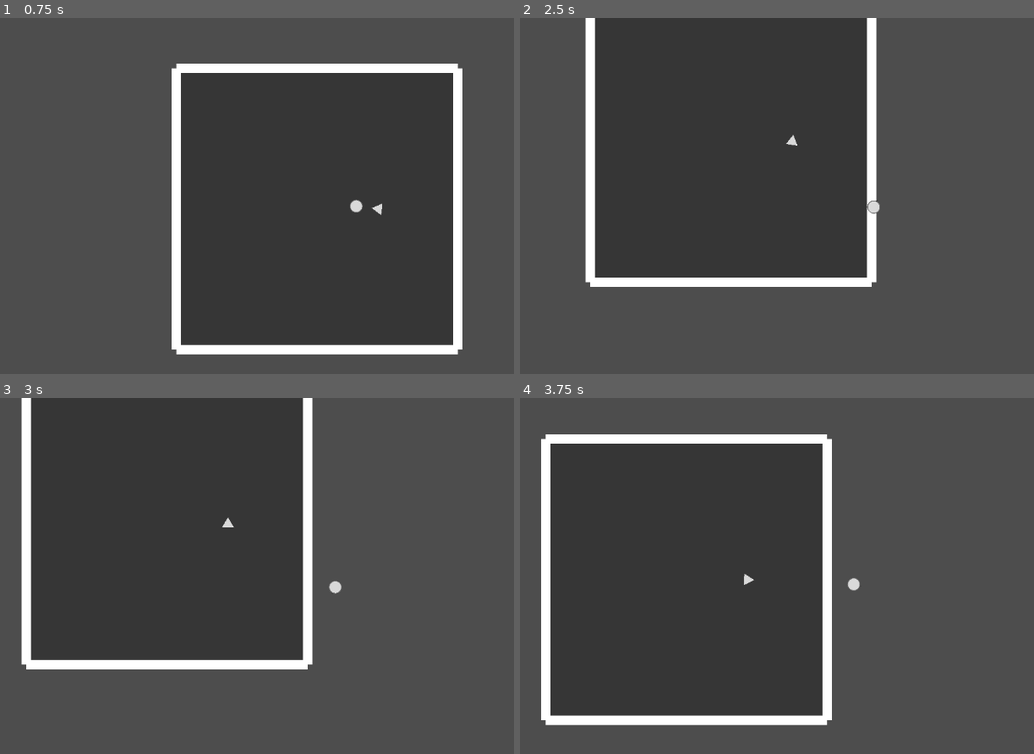
Above: before the commit, frames 1-4 (two rows, left to right).
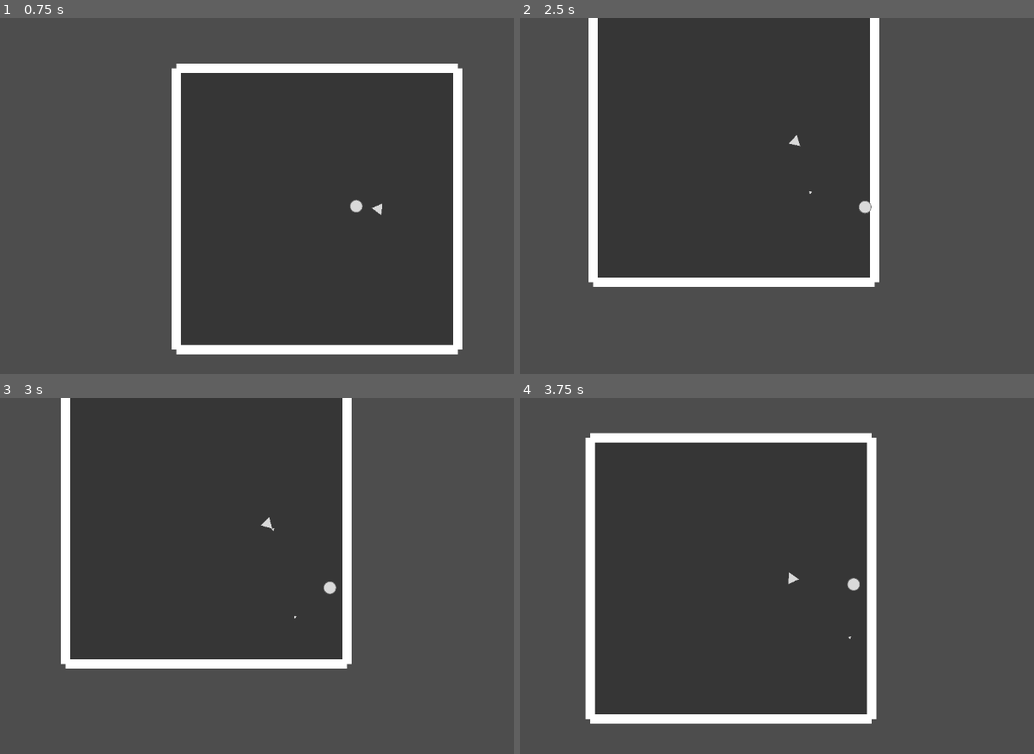
Above: after the commit, the same moments.

Repository: doanryderrhythm/thesis-1-vng-game
Game: Godot game, scene res://scenes/test/player_test_0.tscn
The game is run twice, just before and just after one commit, with the same random seed, the same clock (stepped at 60 frames per second) and the same inputs.
Inputs (mouse positions are in pixels of both pictures, inside the frame that each line leads up to):
- Up to frame 1 (0.75 s): tap Enter at 0.5 s; move the mouse to (483, 188) at 0.52 s; hold Right (right) from 0.53 s (still down); tap Space (dash) at 0.6 s
- Up to frame 2 (2.5 s): move the mouse to (720, 228) at 1.27 s; release Right (right) at 1.28 s; hold Down (down) 1.28-2.03 s; tap Space (dash) at 1.35, 2.1 s; move the mouse to (920, 124) at 2.02 s; hold Right (right) from 2.03 s (still down)
- Up to frame 3 (3 s): move the mouse to (298, 665) at 2.77 s; release Right (right) at 2.78 s; hold Up (up) from 2.78 s (still down); tap Space (dash) at 2.85 s
- Up to frame 4 (3.75 s): move the mouse to (outside the picture) at 3.52 s; release Up (up) at 3.53 s; hold Left (left) from 3.53 s (still down); tap Space (dash) at 3.6 s

Frame 1 is identical in both runs. In frame 2, 2.1% of the frame differs, in the area x 12-71%, y 0-76%; in frame 3, 6.4%; in frame 4, 7.8%, in the area x 4-70%, y 9-92%.

Commit message:
Made the enemy shoot bullets

Diff:
--- a/untitled-thesis-1-game/project.godot
+++ b/untitled-thesis-1-game/project.godot
@@ -54,6 +54,7 @@
 
 [layer_names]
 
+2d_physics/layer_1="environment"
 2d_physics/layer_2="player"
 2d_physics/layer_3="enemy"
 2d_physics/layer_4="player_hurt"
--- /dev/null
+++ b/untitled-thesis-1-game/resources/bullets/bullet_triangle_1-1.tres
@@ -0,0 +1,12 @@
+[gd_resource type="Resource" script_class="BulletStats" format=3 uid="uid://n0iycdu7o335"]
+
+[ext_resource type="Script" uid="uid://f5tg3n012yi5" path="res://scripts/resources/resource_bullet.gd" id="1_fq1na"]
+[ext_resource type="Texture2D" uid="uid://dq7x6t8bo321a" path="res://sprites/bullets/bullet_triangle.png" id="2_i8kl6"]
+
+[resource]
+script = ExtResource("1_fq1na")
+texture = ExtResource("2_i8kl6")
+min_speed = 800.0
+max_speed = 900.0
+damage = 10.0
+metadata/_custom_type_script = "uid://f5tg3n012yi5"
--- /dev/null
+++ b/untitled-thesis-1-game/scenes/bullets/base_bullet.tscn
@@ -0,0 +1,36 @@
+[gd_scene format=3 uid="uid://ccs1cb8eeq3sc"]
+
+[ext_resource type="Texture2D" uid="uid://barwb7w7myh20" path="res://sprites/bullets/bullet_diamond.png" id="1_0xma0"]
+[ext_resource type="Script" uid="uid://8lfsmj6rkody" path="res://scripts/bullets/base_bullet.gd" id="1_3u0jw"]
+[ext_resource type="Script" uid="uid://2jniw3exf4mu" path="res://scripts/area_2d/hit_area_2d.gd" id="2_3u0jw"]
+
+[sub_resource type="CircleShape2D" id="CircleShape2D_l68ur"]
+radius = 9.055386
+
+[sub_resource type="CircleShape2D" id="CircleShape2D_08t8j"]
+radius = 12.0
+
+[node name="BaseBullet" type="RigidBody2D" unique_id=1344972379]
+collision_layer = 0
+gravity_scale = 0.0
+contact_monitor = true
+max_contacts_reported = 3
+script = ExtResource("1_3u0jw")
+
+[node name="Sprite2D" type="Sprite2D" parent="." unique_id=2096521337]
+rotation = 1.5707964
+texture = ExtResource("1_0xma0")
+
+[node name="CollisionShape2D" type="CollisionShape2D" parent="." unique_id=1306195355]
+shape = SubResource("CircleShape2D_l68ur")
+
+[node name="HitArea2D" type="Area2D" parent="." unique_id=489705954]
+collision_layer = 8
+collision_mask = 0
+script = ExtResource("2_3u0jw")
+metadata/_custom_type_script = "uid://2jniw3exf4mu"
+
+[node name="CollisionShape2D" type="CollisionShape2D" parent="HitArea2D" unique_id=2080140476]
+shape = SubResource("CircleShape2D_08t8j")
+
+[connection signal="body_entered" from="." to="." method="_on_body_entered"]
--- a/untitled-thesis-1-game/scenes/enemies/static_enemy.tscn
+++ b/untitled-thesis-1-game/scenes/enemies/static_enemy.tscn
@@ -1,7 +1,9 @@
 [gd_scene format=3 uid="uid://dulybgj2h3l03"]
 
-[ext_resource type="Script" uid="uid://fxnhc4smsj41" path="res://scripts/enemies/static_enemy.gd" id="1_gbcqu"]
+[ext_resource type="Script" uid="uid://fxnhc4smsj41" path="res://scripts/enemies/base_enemy.gd" id="1_gbcqu"]
 [ext_resource type="Texture2D" uid="uid://6q5bje7ylale" path="res://sprites/enemies/enemy_triangle_1-1.png" id="2_hsw27"]
+[ext_resource type="Resource" uid="uid://n0iycdu7o335" path="res://resources/bullets/bullet_triangle_1-1.tres" id="2_rfjyv"]
+[ext_resource type="PackedScene" uid="uid://ccs1cb8eeq3sc" path="res://scenes/bullets/base_bullet.tscn" id="3_7oa8i"]
 [ext_resource type="Script" uid="uid://2jniw3exf4mu" path="res://scripts/area_2d/hit_area_2d.gd" id="3_hsw27"]
 [ext_resource type="Script" uid="uid://crv1isw4q5df" path="res://scripts/area_2d/hurt_area_2d.gd" id="4_5dnuu"]
 
@@ -14,10 +16,13 @@
 [sub_resource type="CircleShape2D" id="CircleShape2D_7oa8i"]
 radius = 55.326305
 
-[node name="StaticEnemy" type="CharacterBody2D" unique_id=957259601]
+[node name="StaticEnemy" type="CharacterBody2D" unique_id=957259601 node_paths=PackedStringArray("shoot_markers")]
 collision_layer = 0
-collision_mask = 0
 script = ExtResource("1_gbcqu")
+shoot_markers = [NodePath("ShootingMarker")]
+bullet_stats = ExtResource("2_rfjyv")
+bullet_scene = ExtResource("3_7oa8i")
+shoot_delay = 1.0
 metadata/_custom_type_script = "uid://cfoxu5f2arqna"
 
 [node name="Sprite2D" type="Sprite2D" parent="." unique_id=1177427738]
@@ -44,3 +49,11 @@
 
 [node name="CollisionShape2D" type="CollisionShape2D" parent="HurtArea2D" unique_id=169896554]
 shape = SubResource("CircleShape2D_7oa8i")
+
+[node name="ShootingMarker" type="Marker2D" parent="." unique_id=225315]
+position = Vector2(68, 0)
+
+[node name="ShootingDelayTimer" type="Timer" parent="." unique_id=729399604]
+autostart = true
+
+[connection signal="timeout" from="ShootingDelayTimer" to="." method="_on_shooting_delay_timer_timeout"]
--- a/untitled-thesis-1-game/scenes/player/player.tscn
+++ b/untitled-thesis-1-game/scenes/player/player.tscn
@@ -19,7 +19,6 @@
 
 [node name="Player" type="CharacterBody2D" unique_id=556700346]
 collision_layer = 0
-collision_mask = 0
 motion_mode = 1
 platform_floor_layers = 4294967040
 script = ExtResource("1_dovo2")
--- /dev/null
+++ b/untitled-thesis-1-game/scripts/bullets/base_bullet.gd
@@ -0,0 +1,20 @@
+extends RigidBody2D
+class_name BaseBullet
+
+@onready var sprite: Sprite2D = $Sprite2D
+
+var texture: Texture2D
+
+var speed: float
+var angle: float
+var damage: float
+
+func _ready() -> void:
+	sprite.texture = texture
+	sprite.global_rotation = angle
+
+	linear_velocity = speed * Vector2(cos(angle), sin(angle))
+
+func _on_body_entered(body: Node) -> void:
+	queue_free()
+	pass
--- /dev/null
+++ b/untitled-thesis-1-game/scripts/enemies/base_enemy.gd
@@ -0,0 +1,30 @@
+extends BaseCharacter
+class_name BaseEnemy
+
+@export var shoot_markers: Array[Marker2D]
+@export var bullet_stats: BulletStats
+@export var bullet_scene: PackedScene
+@export var shoot_delay: float
+
+@onready var shoot_delay_timer: Timer = $ShootingDelayTimer
+
+func _ready() -> void:
+	shoot_delay_timer.wait_time = shoot_delay
+	pass
+
+func _process(_delta: float) -> void:
+	look_at(GameManager.player.position)
+
+func shoot_bullets() -> void:
+	for i in range(shoot_markers.size()):
+		var bullet = bullet_scene.instantiate()
+		bullet.global_position = shoot_markers[i].global_position
+		bullet.texture = bullet_stats.texture
+		bullet.speed = randf_range(bullet_stats.min_speed, bullet_stats.max_speed)
+		bullet.angle = rotation
+		bullet.damage = bullet_stats.damage
+		get_tree().current_scene.add_child(bullet)
+
+func _on_shooting_delay_timer_timeout() -> void:
+	shoot_bullets()
+	pass # Replace with function body.
--- a/untitled-thesis-1-game/scripts/enemies/static_enemy.gd
+++ /dev/null
@@ -1,5 +0,0 @@
-extends BaseCharacter
-class_name StaticEnemy
-
-func _process(_delta: float) -> void:
-	look_at(GameManager.player.position)
--- /dev/null
+++ b/untitled-thesis-1-game/scripts/resources/resource_bullet.gd
@@ -0,0 +1,9 @@
+extends Resource
+class_name BulletStats
+
+@export var texture: Texture2D
+
+@export var min_speed: float
+@export var max_speed: float
+
+@export var damage: float
Not shown, added: untitled-thesis-1-game/scripts/bullets/base_bullet.gd.uid
Renamed: untitled-thesis-1-game/scripts/enemies/static_enemy.gd.uid -> untitled-thesis-1-game/scripts/enemies/base_enemy.gd.uid
Not shown, added: untitled-thesis-1-game/scripts/resources/resource_bullet.gd.uid
Binary file added: untitled-thesis-1-game/sprites/bullets/bullet_circle.png
Not shown, added: untitled-thesis-1-game/sprites/bullets/bullet_circle.png.import
Binary file added: untitled-thesis-1-game/sprites/bullets/bullet_diamond.png
Not shown, added: untitled-thesis-1-game/sprites/bullets/bullet_diamond.png.import
Binary file added: untitled-thesis-1-game/sprites/bullets/bullet_square.png
Not shown, added: untitled-thesis-1-game/sprites/bullets/bullet_square.png.import
Binary file added: untitled-thesis-1-game/sprites/bullets/bullet_triangle.png
Not shown, added: untitled-thesis-1-game/sprites/bullets/bullet_triangle.png.import
